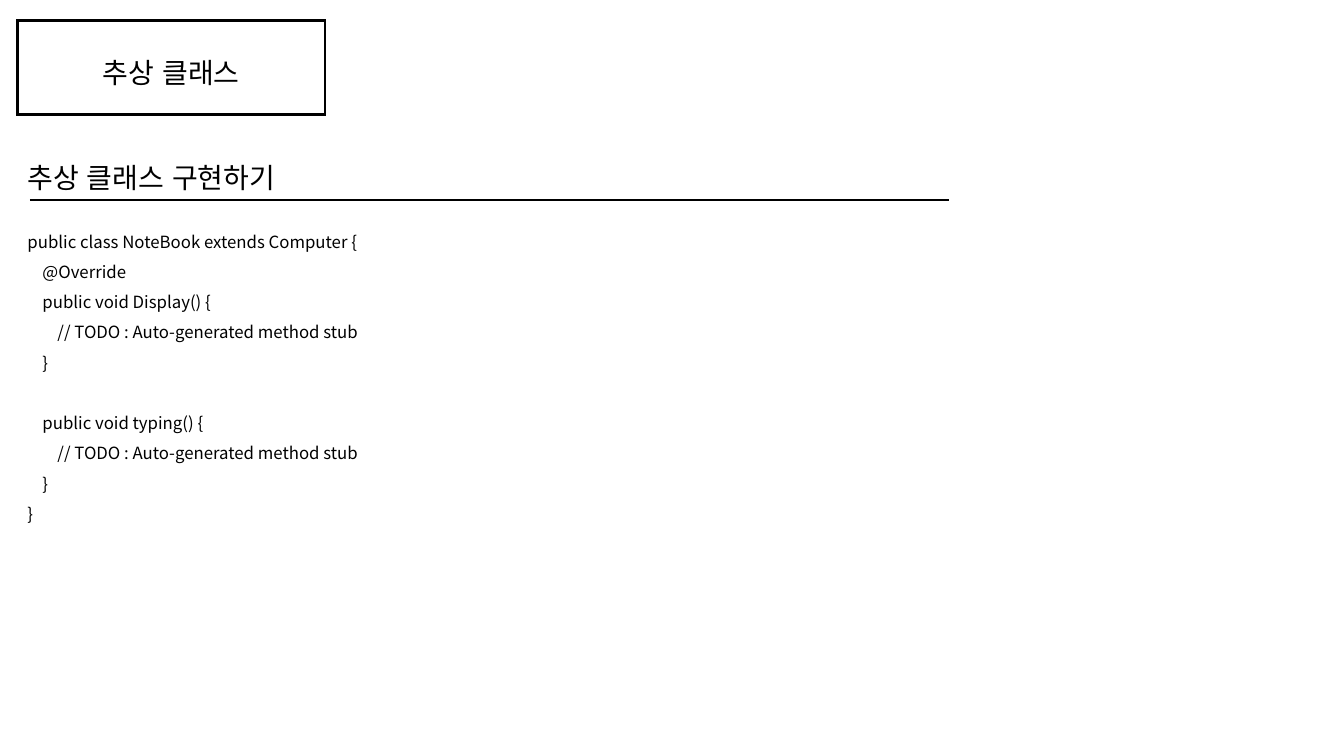
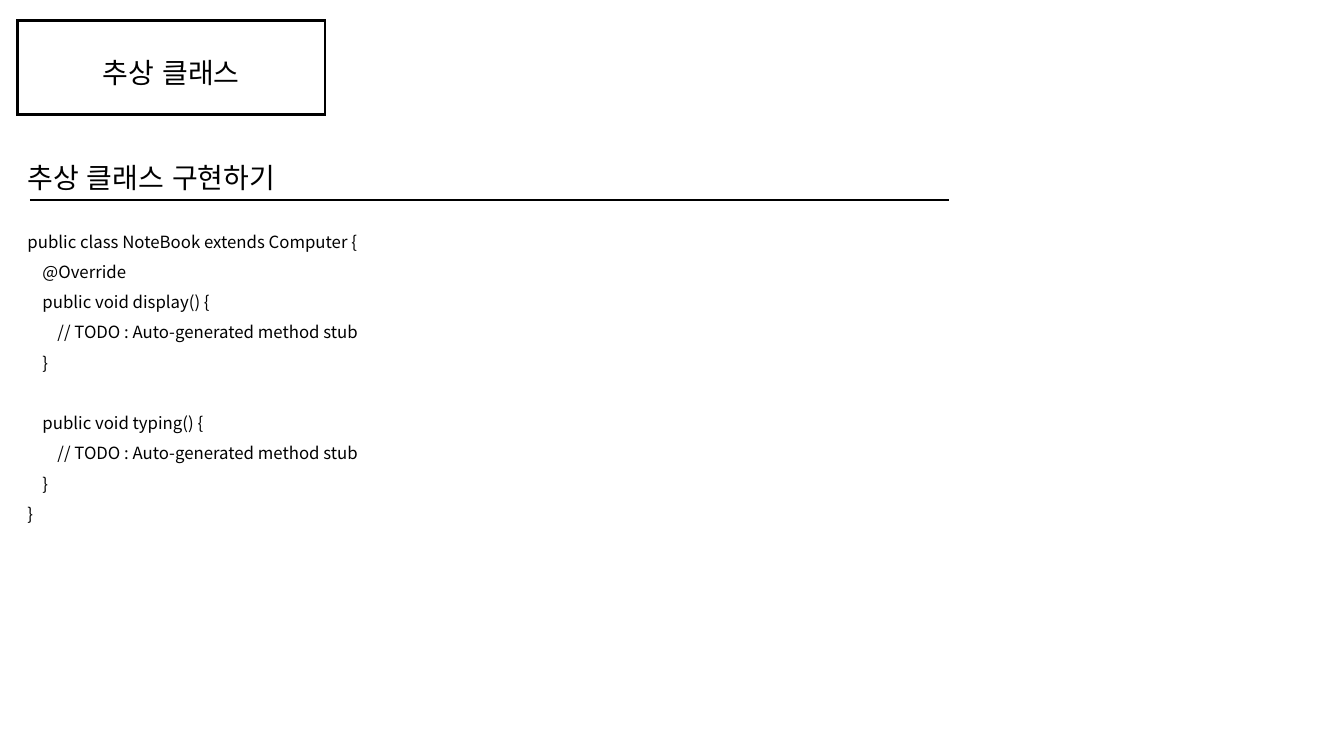
Before and after one commit to kmj-mkes/class_data_ex, a slide deck: slide 5 of 10) 추상클래스.pptx. Drawn at 1344x756 pixels with LibreOffice and Linux fonts; fonts in the diff are those of the drawing. Boxes give left, top, right and bottom in pixels: in the first picture for what was removed or moved away, otherwise in the second. Text is boxed around its words. In the diff, an @@ line names an element or a change of style, - is before the commit and + after.

```diff
--- a/10) 추상클래스.pptx
+++ b/10) 추상클래스.pptx
@@ text at <box>42,294,201,312</box>: text changed @@
-public void Display() {
+public void display() {
```
Also in this commit, not shown: 1 other slide changed, 2 other files.
